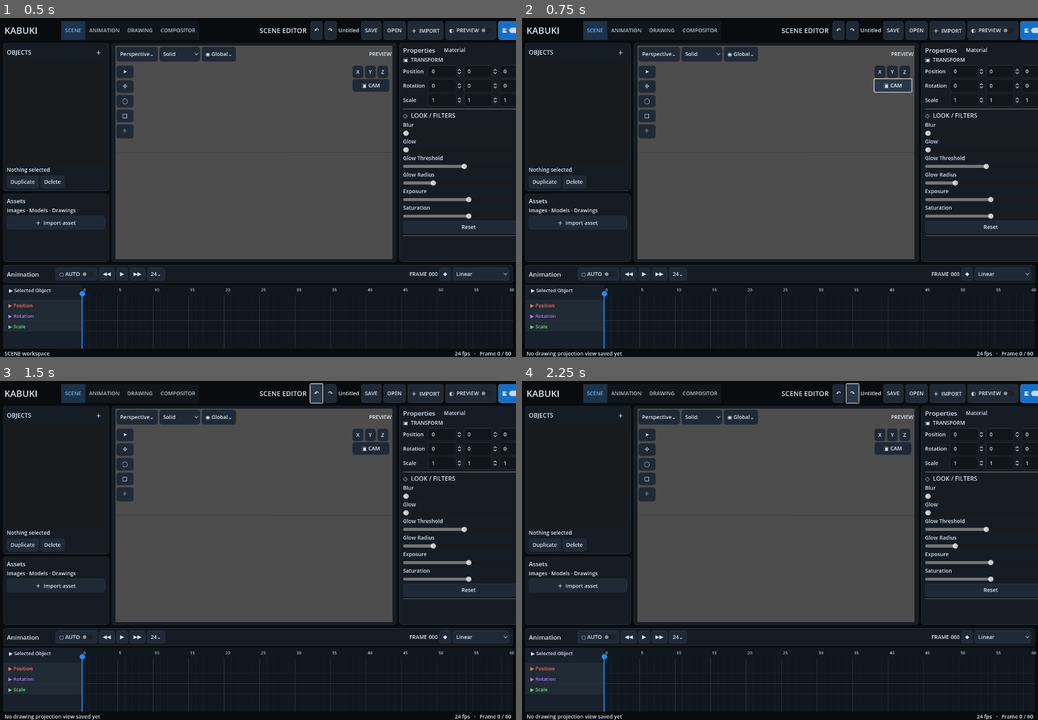
Above: before the commit, frames 1-4 (two rows, left to right).
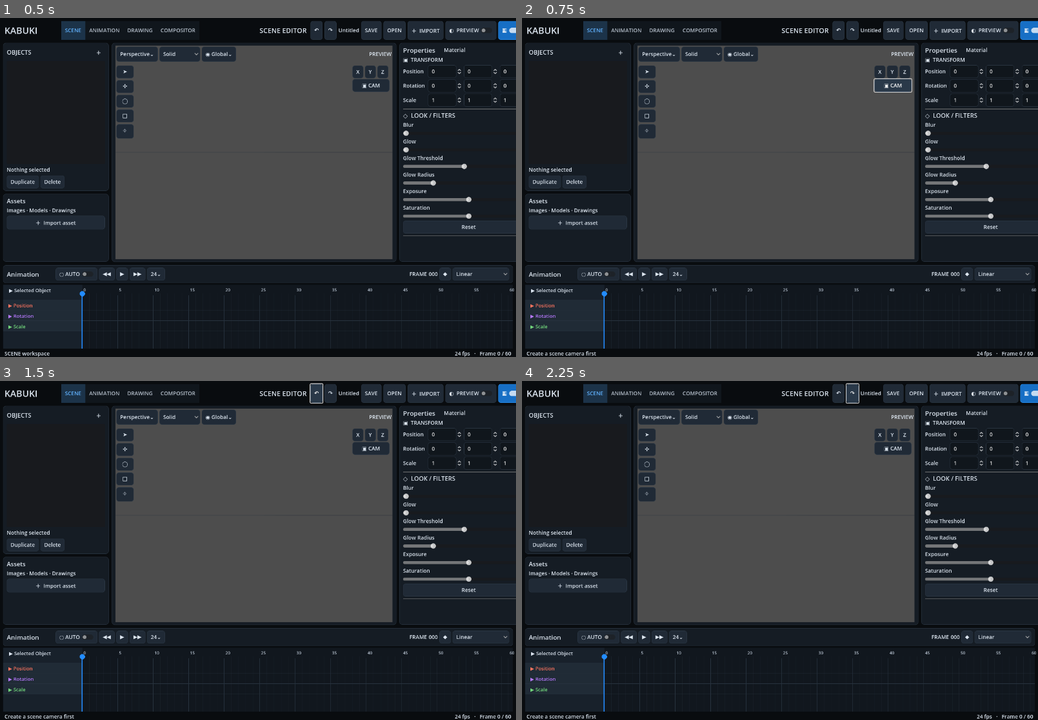
Above: after the commit, the same moments.

Repository: Onnevan/Kabuki
Game: Godot game, scene res://editor/main.tscn
Same seed, same stepped clock (60 frames per second), same inputs: the game is played once before the commit and once after it.
Inputs:
- Up to frame 1 (0.5 s): no input
- Up to frame 2 (0.75 s): click "▣ CAM" at 0.5 s
- Up to frame 3 (1.5 s): click "↶" at 1.25 s
- Up to frame 4 (2.25 s): click "↷" at 2 s

Frame 1 is identical in both runs. In frame 2, 0.1% of the frame differs, in the area x 0-20%, y 98-100%; in frame 3, 0.1%; in frame 4, 0.1%.

Commit message:
Implement scene camera object and camera view

Diff:
--- a/editor/main.gd
+++ b/editor/main.gd
@@ -58,6 +58,9 @@
 var static_bitmap_runtime: Dictionary = {} # canvas id -> tessellated RuntimeObject
 var workspace_camera_states: Dictionary = {}
 var current_project_path := ""
+var render_camera_id := ""
+var camera_view_active := false
+var editor_view_before_camera: Dictionary = {}
 
 func _ready() -> void:
 	theme = KabukiThemeBuilder.build()
@@ -85,7 +88,13 @@
 	%ViewX.pressed.connect(func(): _align_view_axis(Vector3.RIGHT, "X"))
 	%ViewY.pressed.connect(func(): _align_view_axis(Vector3.UP, "Y"))
 	%ViewZ.pressed.connect(func(): _align_view_axis(Vector3.BACK, "Z"))
-	%ViewCamera.pressed.connect(_restore_projection_view)
+	%ViewCamera.pressed.connect(_toggle_render_camera_view)
+	%CameraFov.value_changed.connect(_on_camera_fov_changed)
+	%CameraResX.value_changed.connect(_on_camera_resolution_changed)
+	%CameraResY.value_changed.connect(_on_camera_resolution_changed)
+	%CameraDofEnabled.toggled.connect(_on_camera_dof_changed)
+	%CameraFocusDistance.value_changed.connect(_on_camera_dof_changed)
+	%CameraAperture.value_changed.connect(_on_camera_dof_changed)
 	%PlaneDelete.pressed.connect(_on_plane_delete)
 	%ClipMode.clear()
 	for clip_mode_name in ["Loop", "Ping-Pong", "Hold", "Reverse", "Once"]:
@@ -203,6 +212,7 @@
 		%LightType.add_item(label)
 	%ObjectProperties.visible = false
 	%LightProperties.visible = false
+	%CameraProperties.visible = false
 
 func _register_scene_object(obj: MotionObject, node: Node3D) -> void:
 	ProjectStore.add_object(obj)
@@ -249,13 +259,113 @@
 
 func _create_camera() -> void:
 	var obj := MotionObject.new("Camera", "camera", "camera")
-	var cam := Camera3D.new()
-	cam.current = false
-	cam.position = camera.global_position
-	cam.rotation = camera.global_rotation
-	world_root.add_child(cam)
-	_register_scene_object(obj, cam)
-	status.text = "Camera created · scene camera switching is not active yet"
+	obj.properties["camera.fov"] = 70.0
+	obj.properties["camera.resolution_x"] = 1920
+	obj.properties["camera.resolution_y"] = 1080
+	obj.properties["camera.dof_enabled"] = false
+	obj.properties["camera.focus_distance"] = 3.0
+	obj.properties["camera.aperture"] = 0.2
+	var rig := _build_scene_camera(obj)
+	rig.global_transform = camera.global_transform
+	obj.transform = rig.transform
+	if render_camera_id.is_empty(): render_camera_id = obj.id
+	_register_scene_object(obj, rig)
+	_select_scene_node(obj.id, rig)
+	status.text = "Camera created · CAM enters final render view"
+
+func _build_scene_camera(obj: MotionObject) -> Node3D:
+	var rig := Node3D.new()
+	rig.name = obj.name
+	var scene_camera := Camera3D.new()
+	scene_camera.name = "_RenderCamera"
+	scene_camera.fov = float(obj.properties.get("camera.fov", 70.0))
+	scene_camera.current = false
+	rig.add_child(scene_camera)
+	# Camera body + forward frustum symbol. The editor camera never renders this
+	# because it is ordinary scene geometry attached to the camera object.
+	var body := MeshInstance3D.new()
+	body.name = "_CameraGizmo"
+	var box := BoxMesh.new()
+	box.size = Vector3(0.28,0.18,0.18)
+	body.mesh = box
+	var mat := StandardMaterial3D.new()
+	mat.shading_mode = BaseMaterial3D.SHADING_MODE_UNSHADED
+	mat.albedo_color = Color(0.18,0.72,1.0,1.0)
+	body.material_override = mat
+	rig.add_child(body)
+	var lens := MeshInstance3D.new()
+	var prism := PrismMesh.new()
+	prism.size = Vector3(0.20,0.16,0.28)
+	lens.mesh = prism
+	lens.rotation_degrees.x = 90.0
+	lens.position.z = -0.22
+	lens.material_override = mat
+	rig.add_child(lens)
+	return rig
+
+func _scene_camera_node(camera_id: String) -> Camera3D:
+	if not scene_nodes.has(camera_id): return null
+	var rig: Node3D = scene_nodes[camera_id]
+	return rig.get_node_or_null("_RenderCamera") as Camera3D
+
+func _toggle_render_camera_view() -> void:
+	if render_camera_id.is_empty() or not scene_nodes.has(render_camera_id):
+		status.text = "Create a scene camera first"
+		return
+	camera_view_active = not camera_view_active
+	if camera_view_active:
+		editor_view_before_camera = camera_rig.get_state()
+		_sync_editor_view_to_render_camera()
+		%ViewCamera.text = "▣ CAM ●"
+		status.text = "Camera view · final render framing"
+	else:
+		camera_rig.set_state(editor_view_before_camera)
+		%ViewCamera.text = "▣ CAM"
+		status.text = "Perspective editor view"
+
+func _sync_editor_view_to_render_camera() -> void:
+	if not scene_nodes.has(render_camera_id): return
+	var rig: Node3D = scene_nodes[render_camera_id]
+	var render_cam := _scene_camera_node(render_camera_id)
+	if render_cam == null: return
+	# The viewport keeps using the editor Camera3D for navigation/picking, but
+	# adopts the render camera transform and lens while CAM view is active.
+	camera.global_transform = render_cam.global_transform
+	camera.fov = render_cam.fov
+	camera_rig.sync_from_camera_transform(camera.global_transform)
+
+func _on_camera_fov_changed(value: float) -> void:
+	if selected_object_id.is_empty() or not ProjectStore.objects.has(selected_object_id): return
+	var obj: MotionObject = ProjectStore.objects[selected_object_id]
+	if obj.technical_type != "camera": return
+	obj.properties["camera.fov"] = value
+	var cam := _scene_camera_node(selected_object_id)
+	if cam: cam.fov = value
+	if camera_view_active and selected_object_id == render_camera_id: camera.fov = value
+
+func _on_camera_resolution_changed(_value: float) -> void:
+	if selected_object_id.is_empty() or not ProjectStore.objects.has(selected_object_id): return
+	var obj: MotionObject = ProjectStore.objects[selected_object_id]
+	if obj.technical_type != "camera": return
+	obj.properties["camera.resolution_x"] = int(%CameraResX.value)
+	obj.properties["camera.resolution_y"] = int(%CameraResY.value)
+
+func _on_camera_dof_changed(_value: Variant = null) -> void:
+	if selected_object_id.is_empty() or not ProjectStore.objects.has(selected_object_id): return
+	var obj: MotionObject = ProjectStore.objects[selected_object_id]
+	if obj.technical_type != "camera": return
+	obj.properties["camera.dof_enabled"] = %CameraDofEnabled.button_pressed
+	obj.properties["camera.focus_distance"] = %CameraFocusDistance.value
+	obj.properties["camera.aperture"] = %CameraAperture.value
+	var cam := _scene_camera_node(selected_object_id)
+	if cam:
+		cam.attributes = CameraAttributesPractical.new()
+		var attrs := cam.attributes as CameraAttributesPractical
+		attrs.dof_blur_far_enabled = %CameraDofEnabled.button_pressed
+		attrs.dof_blur_near_enabled = %CameraDofEnabled.button_pressed
+		attrs.dof_blur_far_distance = %CameraFocusDistance.value
+		attrs.dof_blur_near_distance = %CameraFocusDistance.value
+		attrs.dof_blur_amount = %CameraAperture.value
 
 func _create_light() -> void:
 	var obj := MotionObject.new("Light", "light", "light")
@@ -415,6 +525,17 @@
 	timeline.set_object(id)
 	%ObjectProperties.visible = node is MeshInstance3D
 	%LightProperties.visible = node is Light3D
+	var selected_model: MotionObject = ProjectStore.objects.get(id)
+	var is_camera: bool = selected_model != null and selected_model.technical_type == "camera"
+	%CameraProperties.visible = is_camera
+	if is_camera:
+		render_camera_id = id
+		%CameraFov.set_value_no_signal(float(selected_model.properties.get("camera.fov",70.0)))
+		%CameraResX.set_value_no_signal(float(selected_model.properties.get("camera.resolution_x",1920)))
+		%CameraResY.set_value_no_signal(float(selected_model.properties.get("camera.resolution_y",1080)))
+		%CameraDofEnabled.set_pressed_no_signal(bool(selected_model.properties.get("camera.dof_enabled",false)))
+		%CameraFocusDistance.set_value_no_signal(float(selected_model.properties.get("camera.focus_distance",3.0)))
+		%CameraAperture.set_value_no_signal(float(selected_model.properties.get("camera.aperture",0.2)))
 	if node is Light3D:
 		var light := node as Light3D
 		%LightEnergy.value = light.light_energy
@@ -611,6 +732,11 @@
 		_refresh_transform_readout()
 	if selected:
 		selected.model.transform = selected.transform
+	elif not selected_object_id.is_empty() and ProjectStore.objects.has(selected_object_id):
+		var transformed_model: MotionObject = ProjectStore.objects[selected_object_id]
+		transformed_model.transform = selected_scene_node.transform
+		if transformed_model.technical_type == "camera" and camera_view_active and selected_object_id == render_camera_id:
+			_sync_editor_view_to_render_camera()
 	elif selected_scene_node is ReferenceCanvas:
 		var reference_canvas := selected_scene_node as ReferenceCanvas
 		if reference_canvas.model:
